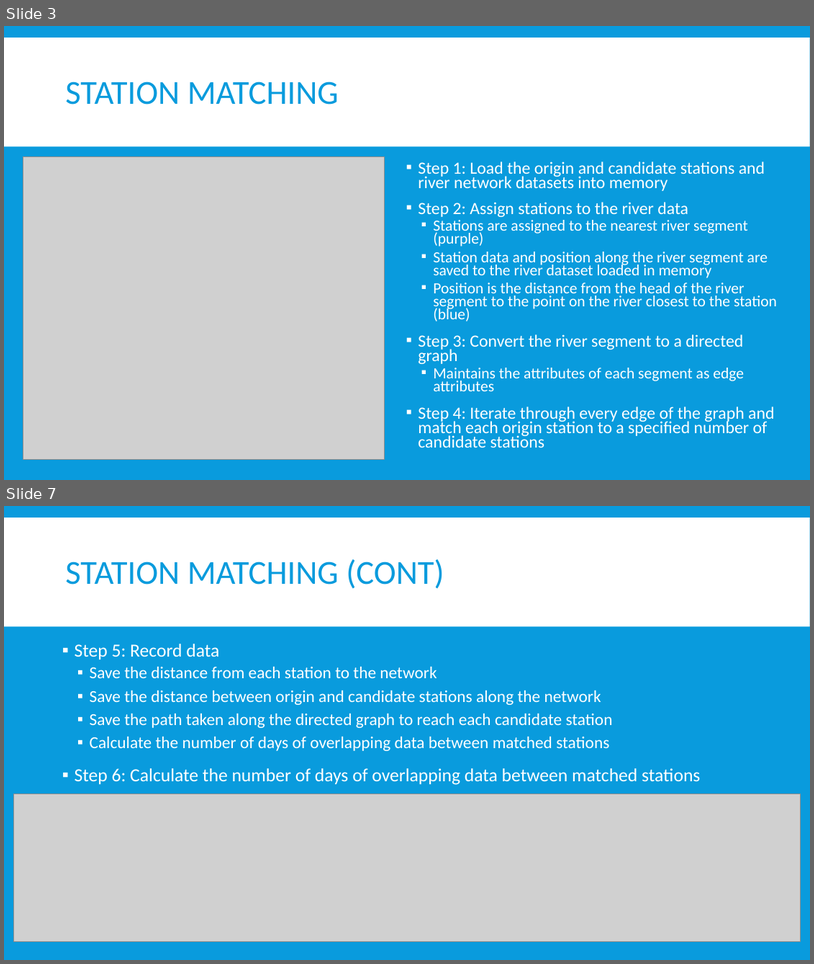
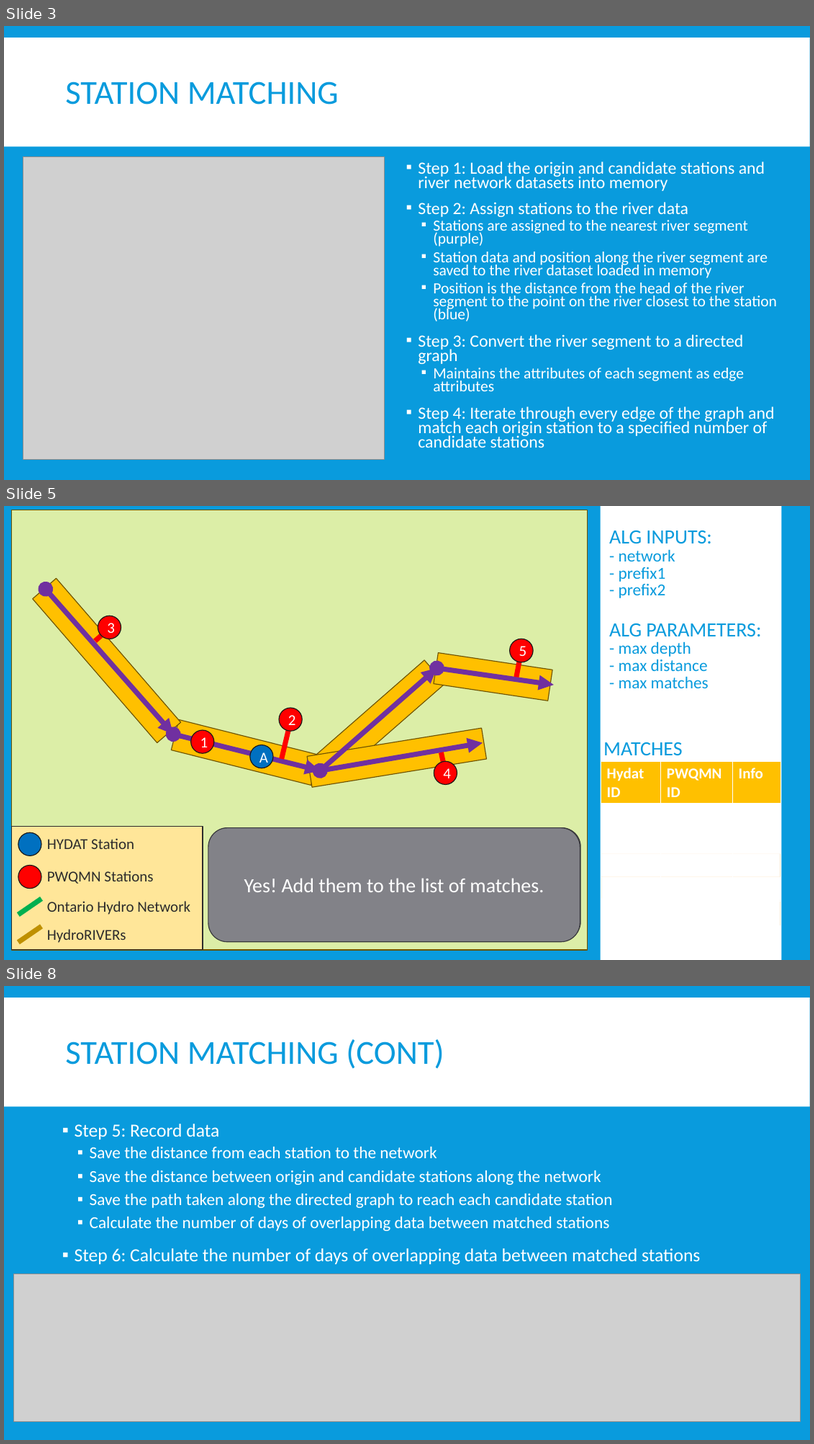
Before and after one commit to twilight-goose/Mapping-Stations, a slide deck: mapping-stations.pptx. Shown one above the other, each under a label of ours: slides 3 and 7 before the commit, slides 3, 5 and 8 after it; the slides between them are not shown. The pictures are 814x964 and 814x1444 pixels, drawn with LibreOffice and Linux fonts; fonts in the diff are those of the drawing; grey boxes stand for pictures. Boxes give left, top, right and bottom in pixels: in the first picture for what was removed or moved away, otherwise in the second. Text is boxed around its words. In the diff, an @@ line names an element or a change of style, - is before the commit and + after.

```diff
--- a/mapping-stations.pptx
+++ b/mapping-stations.pptx
@@ slide 5 added at [4, 506, 810, 960], background #099BDD @@
@@ rectangle added at [11, 510, 588, 950], fill #DCEEA7, outline #705400 1 pt @@
@@ rectangle added at [600, 506, 782, 960], fill #FFFFFF @@
@@ title added at [610, 530, 761, 688], 20 pt, text #099BDD @@
+ALG INPUTS:
+- network
+- prefix1
+- prefix2
+ALG PARAMETERS:
+- max depth
+- max distance
+- max matches
@@ rectangle added at [32, 579, 181, 743], fill #FFC000, outline #705400 1 pt @@
@@ double arrow added from (46, 589) to (173, 734), #7030A0 6 pt @@
@@ ellipse added at [98, 615, 121, 638], fill #FF0000, outline #181818 1 pt, 18 pt, text #FFFFFF @@
+3
@@ line added from (101, 636) to (95, 641), #FF0000 6 pt @@
@@ line added from (101, 636) to (101, 636), #FFC000 0.75 pt @@
@@ rectangle added at [434, 652, 553, 700], fill #FFC000, outline #705400 1 pt @@
@@ ellipse added at [509, 638, 533, 662], fill #FF0000, outline #181818 1 pt, 18 pt, text #FFFFFF @@
+5
@@ line added from (522, 651) to (517, 677), #FF0000 6 pt @@
@@ rectangle added at [316, 660, 445, 779], fill #FFC000, outline #705400 1 pt @@
@@ double arrow added from (320, 770) to (437, 668), #7030A0 6 pt @@
@@ double arrow added from (437, 668) to (554, 685), #7030A0 6 pt @@
@@ rectangle added at [171, 719, 319, 785], fill #FFC000, outline #705400 1 pt @@
@@ ellipse added at [279, 708, 302, 731], fill #FF0000, outline #181818 1 pt, 18 pt, text #FFFFFF @@
+2
@@ line added from (292, 715) to (282, 759), #FF0000 6 pt @@
@@ double arrow added from (173, 734) to (320, 770), #7030A0 6 pt @@
@@ ellipse added at [191, 730, 214, 753], fill #FF0000, outline #181818 1 pt, 18 pt, text #FFFFFF @@
+1
@@ rectangle added at [308, 728, 487, 788], fill #FFC000, outline #705400 1 pt @@
@@ double arrow added from (320, 770) to (483, 743), #7030A0 6 pt @@
@@ text added at [604, 742, 683, 755], 24 pt, text #099BDD @@
+MATCHES
@@ ellipse added at [250, 745, 273, 768], fill #0070C0, outline #181818 1 pt, 18 pt, text #FFFFFF @@
+A
@@ ellipse added at [434, 762, 457, 784], fill #FF0000, outline #181818 1 pt, 18 pt, text #FFFFFF @@
+4
@@ line added from (441, 752) to (446, 773), #FF0000 6 pt @@
@@ table added at [601, 762, 781, 926], 6 rows, 3 columns @@
+Hydat ID | PWQMN ID | Info
+A | 1 | ~
+A | 2 | ~
+A | 3 | ~
+A | 4 | ~
+A | 5 | ~
@@ rectangle added at [601, 803, 781, 854], fill #FFFFFF @@
@@ rounded rectangle added at [208, 828, 581, 942], fill #828288, outline #39393C 1 pt, 24 pt, text #FFFFFF @@
+Yes! Add them to the list of matches.
@@ rounded rectangle added at [210, 828, 581, 940], fill #828288, outline #39393C 1 pt, 24 pt, text #FFFFFF @@
+Are there any candidate stations on the highlighted edge?
@@ rectangle added at [602, 854, 780, 877], fill #FFFFFF @@
@@ rectangle added at [602, 877, 781, 900], fill #FFFFFF @@
@@ rectangle added at [602, 898, 780, 928], fill #FFFFFF @@
@@ group added at [11, 826, 203, 950]: 4 texts, 2 ellipses, 2 lines, 1 rectangle @@
+HYDAT Station
+PWQMN Stations
+Ontario Hydro Network
+HydroRIVERs
@@ what was slide 7 is now slide 8 @@
```
Also in this commit, not shown: 7 slides changed, 1 other slide added.
